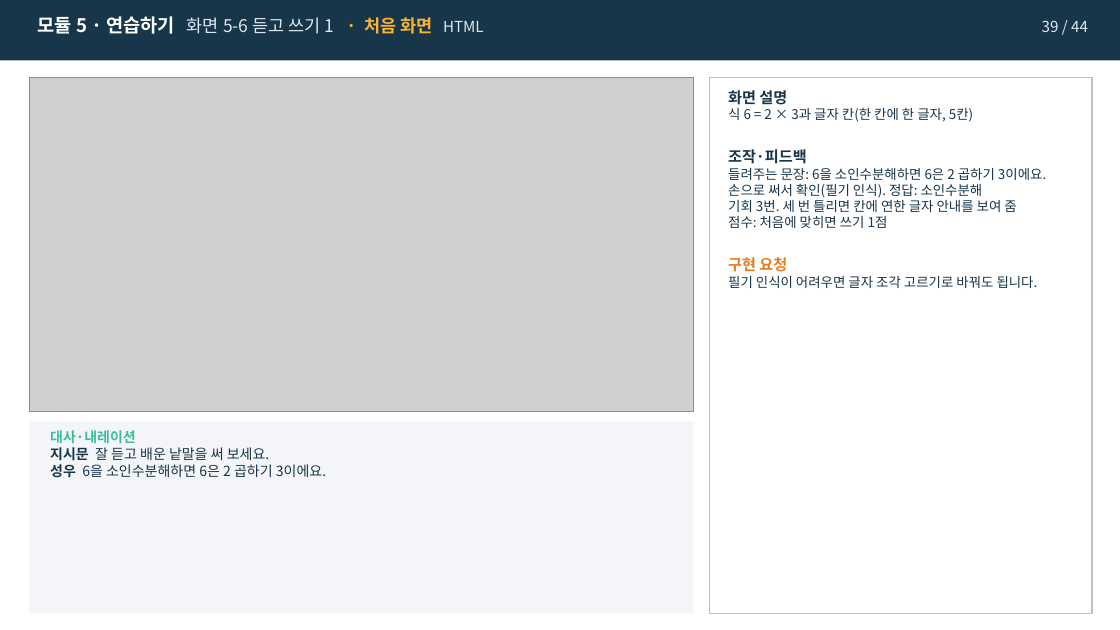
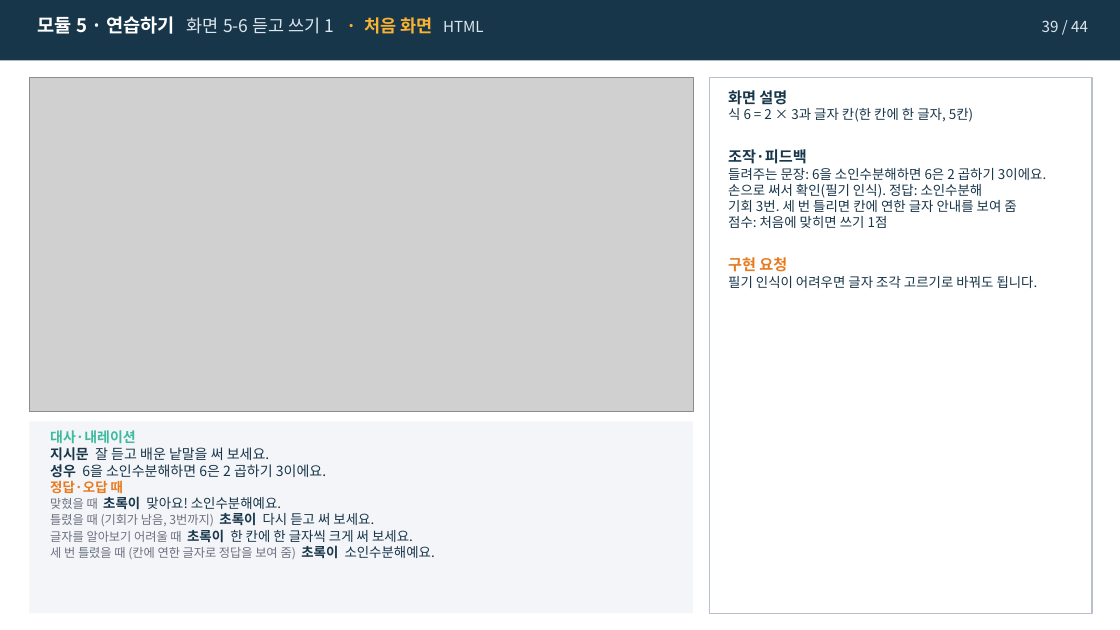
Before and after one commit to j333333766-hub/ksl-math-vocab-kit, a slide deck: slide 39 of 샘플/07차시_소인수분해_조창현_v6-5_스토리보드.pptx. Drawn at 1120x630 pixels with LibreOffice and Linux fonts; fonts in the diff are those of the drawing; grey boxes stand for pictures. Boxes give left, top, right and bottom in pixels: in the first picture for what was removed or moved away, otherwise in the second. Text is boxed around its words. In the diff, an @@ line names an element or a change of style, - is before the commit and + after.

```diff
--- a/샘플/07차시_소인수분해_조창현_v6-5_스토리보드.pptx
+++ b/샘플/07차시_소인수분해_조창현_v6-5_스토리보드.pptx
@@ text at (x1=50, y1=480, x2=435, y2=559): paragraphs added @@
+정답·오답 때
+맞혔을 때 초록이 맞아요! 소인수분해예요.
+틀렸을 때 (기회가 남음, 3번까지) 초록이 다시 듣고 써 보세요.
+글자를 알아보기 어려울 때 초록이 한 칸에 한 글자씩 크게 써 보세요.
+세 번 틀렸을 때 (칸에 연한 글자로 정답을 보여 줌) 초록이 소인수분해예요.
```
Also in this commit, not shown: 8 other slides changed, 7 other files.
